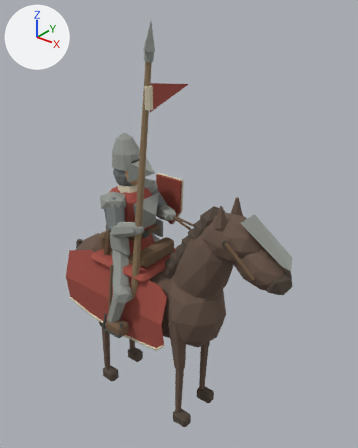
Renders of the glTF model assets/3d/models/units/cavalry_heavy.glb from each side of a commit.
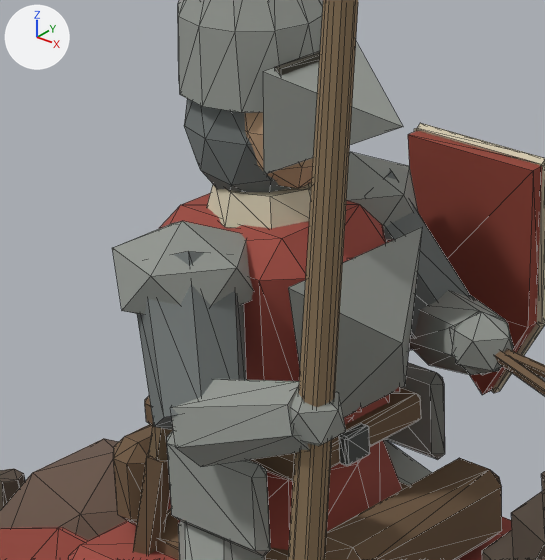
There are two pictures of each version: one whole from a 50 mm camera at (3.15, -3.36, 4.37) aimed at (0.33, 0.16, 2.19), one close up on the part from 22% to 51% of the width and 33% to 57% of the height. Every picture has the same lights, and +X, +Y and +Z are marked at upper left. The last two pictures show the newer version. The close-ups show mesh edges as thin lines. Vertices at exactly the same position are counted once.

Names of what the first close-up shows: 'cavalry_heavy_horse', 'cavalry_heavy_iron', 'cavalry_heavy_leather', 'cavalry_heavy_linen', 'cavalry_heavy_mail', 'cavalry_heavy_mane', 'cavalry_heavy_oak', 'cavalry_heavy_oak_dark', 'cavalry_heavy_skin', 'cavalry_heavy_steel', 'cavalry_heavy_team_cloth', 'cavalry_heavy_team_paint' and 1 more.
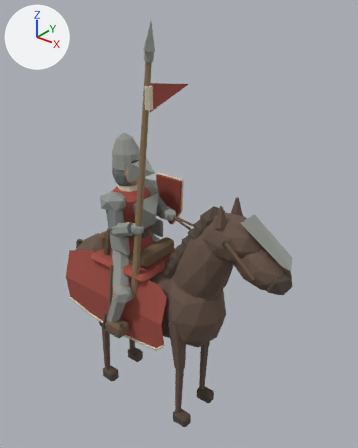
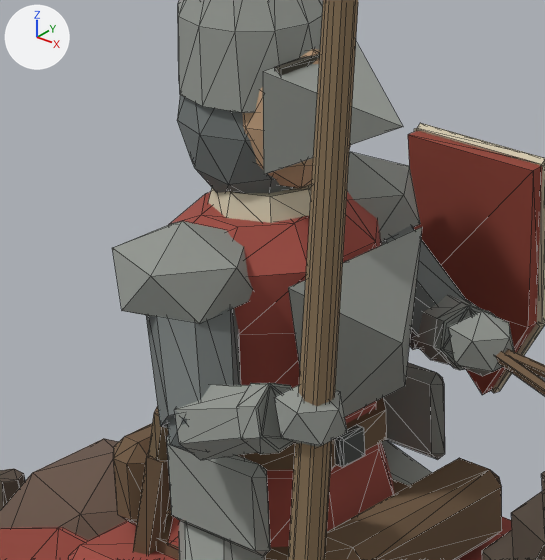
Location of each change, [x1, y1, x2, y2] in pixels of the close-ups (545 x 560 px; the box of a moved part takes in the faces that stretch with it):
'cavalry_heavy_team_cloth', reshaped: before [0, 193, 512, 560]; after [0, 191, 512, 560]
'cavalry_heavy_mail', reshaped (8% taller): before [137, 99, 472, 430]; after [146, 95, 467, 451]
'cavalry_heavy_skin', moved, rescaled: before [245, 112, 313, 188]; after [243, 49, 351, 188]
part 1 of me_cube_002, added (brown): after [237, 398, 387, 470]
part 2 of me_cube_002, deleted: before [145, 388, 421, 481]
part 3 of me_cone_036, moved or reshaped: before [384, 170, 472, 350]; after [146, 307, 241, 428]
part 4 of me_cone_036, added: after [167, 417, 188, 451]
part 5 of me_cone_036, added: after [177, 95, 294, 193]
part 6 of me_cone_036, added: after [381, 225, 467, 349]
part 7 of me_cone_036, deleted: before [184, 99, 291, 192]
part 8 of me_cone_036, deleted: before [137, 251, 246, 430]
part 10 of me_cone_037, moved or reshaped: before [172, 379, 310, 467]; after [175, 384, 291, 460]
part 11 of me_cone_037, moved or reshaped: before [410, 290, 514, 375]; after [413, 295, 479, 364]
part 12 of me_cone_037, added: after [237, 383, 294, 454]
part 13 of me_cone_037, added: after [434, 302, 495, 370]
part 14 of me_cube_001, moved or reshaped: before [167, 419, 402, 550]; after [168, 442, 395, 550]
part 15 of me_cube_001, rebuilt (9% narrower): before [159, 193, 390, 424]; after [170, 191, 381, 424]

What changed in the scene script:
```text
Change me_cube_002:
    remove me_cube_002.from_pydata(...)  # 258 vertices, 452 faces; spans x -0.46..1.41, y -0.54..0.54, z 1.0..2.4
    add me_cube_002.from_pydata(...)  # 250 vertices, 436 faces; spans x -0.46..1.41, y -0.54..0.54, z 1.0..2.4
    me_cube_002 part 1: a new loose piece, an 8-sided cylinder along z spanning x -0.386..0.036, y -0.196..0.196, z 2.02..2.085, in mat_leather (brown #735b44)
    me_cube_002 part 2: the loose piece of 24 vertices spanning x -0.39..0.05, y -0.19..0.19, z 2.02..2.09 is deleted
Change me_cone_036:
    remove me_cone_036.from_pydata(...)  # 70 vertices, 128 faces; spans x -0.34..0.061, y -0.432..0.393, z 2.128..2.84
    add me_cone_036.from_pydata(...)  # 118 vertices, 208 faces; spans x -0.353..0.056, y -0.419..0.381, z 2.101..2.865
    me_cone_036 part 3: the loose piece of 14 vertices spanning x -0.272..0.061, y 0.126..0.393, z 2.128..2.502 is multiplied about its middle by the matrix ((0.331, 0.786, -0.079), (-0.784, 0.337, 0.071), (0.096, 0.045, 0.849)), then moved by (-0.017, -0.542, -0.003)
    me_cone_036 part 4: a new loose piece, an icosphere of 20 faces spanning x -0.106..0.026, y -0.413..-0.287, z 2.131..2.279, in mat_mail (grey #797e7d)
    me_cone_036 part 5: a new loose piece, an icosphere of 80 faces spanning x -0.353..-0.061, y -0.151..0.151, z 2.487..2.865, in mat_mail (grey #797e7d)
    me_cone_036 part 6: a new loose piece of 14 vertices spanning x -0.255..0.051, y 0.138..0.381, z 2.131..2.468, in mat_mail (grey #797e7d)
    me_cone_036 part 7: the loose piece of 42 vertices spanning x -0.34..-0.07, y -0.14..0.14, z 2.49..2.84 is deleted
    me_cone_036 part 8: the loose piece of 14 vertices spanning x -0.269..0.039, y -0.432..-0.138, z 2.155..2.507 is deleted
    other edits to the shape of me_cone_036 do not show in these pictures
Change me_icosphere_023:
    remove me_icosphere_023.from_pydata(...)  # 54 vertices, 100 faces; spans x -0.228..0.028, y -0.113..0.113, z 2.545..2.835
    add me_icosphere_023.from_pydata(...)  # 54 vertices, 100 faces; spans x -0.232..0.044, y -0.122..0.122, z 2.547..2.86
    me_icosphere_023 part 9: the whole mesh is scaled about its middle by 1.08, then moved by (0.006, 0.0, 0.013)
Change me_cone_037:
    remove me_cone_037.from_pydata(...)  # 273 vertices, 459 faces; spans x -0.36..1.66, y -0.54..0.54, z 1.18..4.12
    add me_cone_037.from_pydata(...)  # 300 vertices, 505 faces; spans x -0.36..1.66, y -0.54..0.54, z 1.18..4.12
    me_cone_037 part 10: the loose piece of 14 vertices spanning x -0.07..0.24, y -0.43..-0.26, z 2.13..2.35 is scaled about its middle by (0.724, 0.871, 0.822), then moved by (-0.03, 0.0, -0.01)
    me_cone_037 part 11: the loose piece of 14 vertices spanning x -0.06..0.26, y 0.1..0.38, z 2.1..2.32 is scaled about its middle by (0.748, 0.777, 0.829), then moved by (-0.03, 0.02, -0.01)
    me_cone_037 part 12: a new loose piece of 14 vertices spanning x 0.08..0.16, y -0.4..-0.26, z 2.19..2.33, in mat_steel (grey #a8aca6)
    me_cone_037 part 13: a new loose piece of 14 vertices spanning x 0.08..0.2, y 0.14..0.28, z 2.16..2.3, in mat_steel (grey #a8aca6)
    other edits to the shape of me_cone_037 do not show in these pictures
Change me_cube_001:
    remove me_cube_001.from_pydata(...)  # 159 vertices, 281 faces; spans x -0.89..0.54, y -0.38..0.38, z 0.93..3.64
    add me_cube_001.from_pydata(...)  # 199 vertices, 349 faces; spans x -0.89..0.54, y -0.38..0.38, z 0.93..3.64
    me_cube_001 part 14: the loose piece of 24 vertices spanning x -0.44..0.08, y -0.25..0.25, z 1.81..2.1 is turned 22.5 degrees about the z axis through its middle and scaled by 1.02
    me_cube_001 part 15: the loose piece of 24 vertices spanning x -0.38..0.02, y -0.17..0.17, z 2.02..2.5 is rebuilt with 40 vertices and now spans x -0.38..0.04, y -0.23..0.23, z 2.0..2.51
    other edits to the shape of me_cube_001 do not show in these pictures
```
